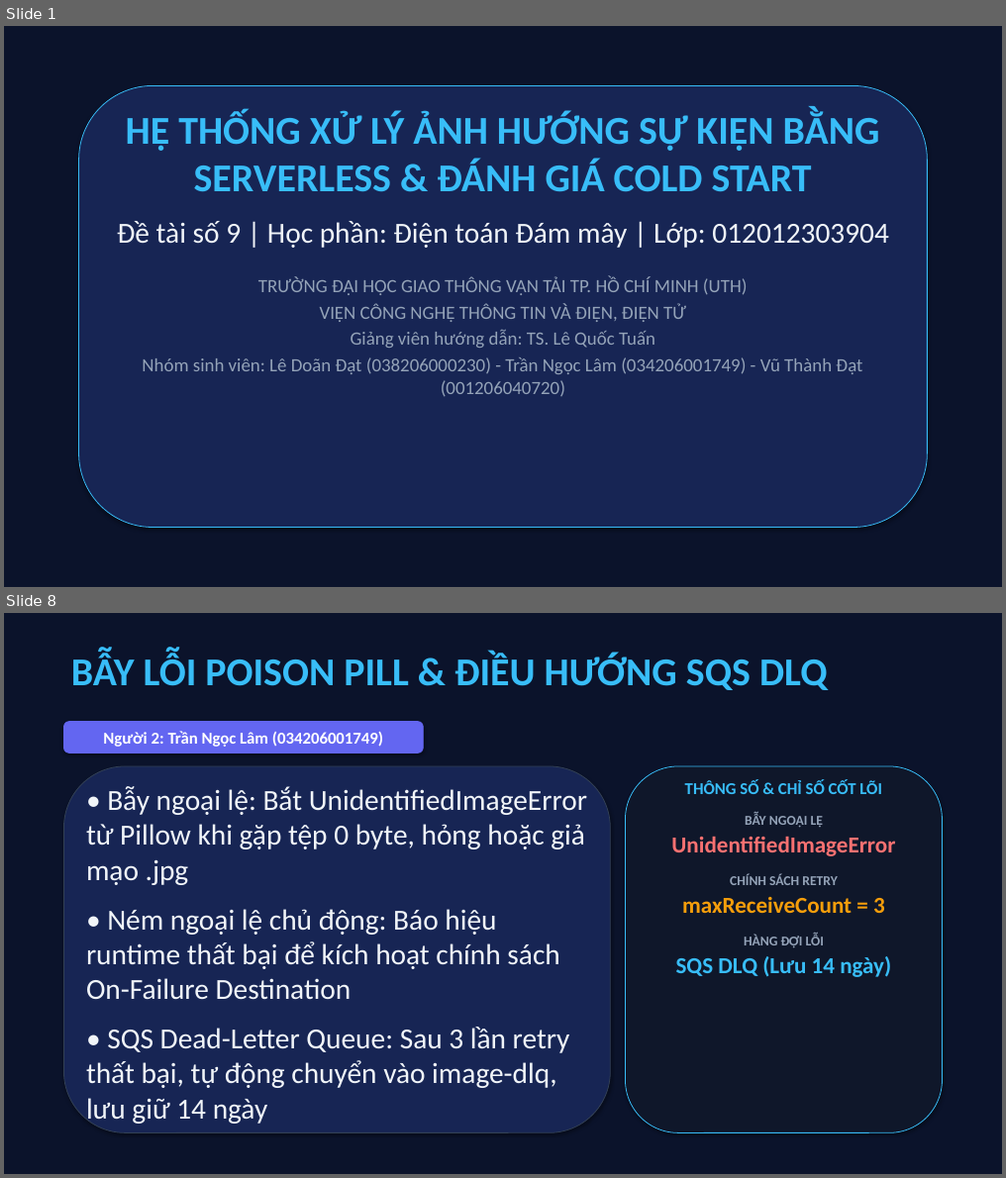
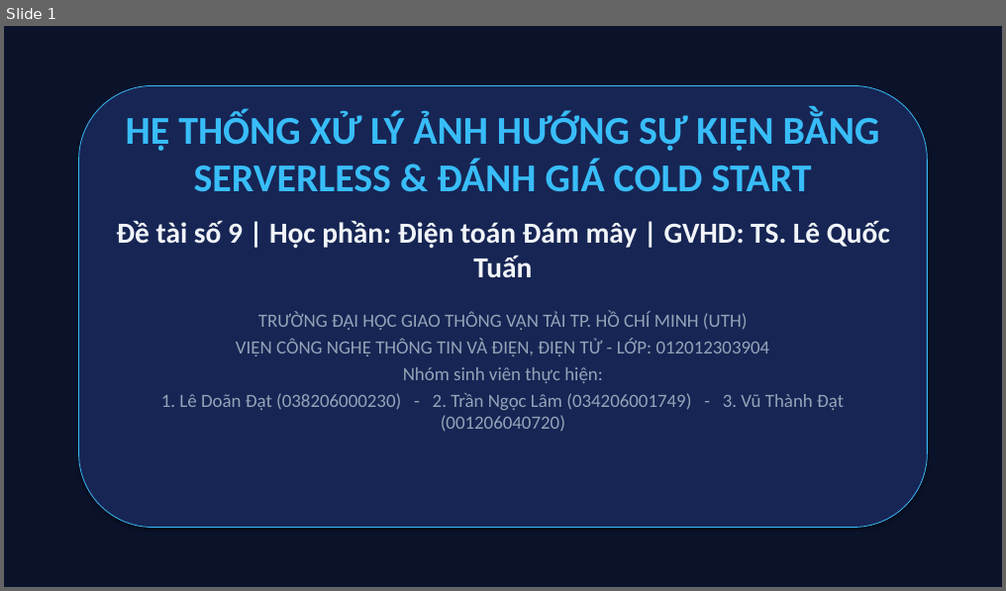
Before and after one commit to datdanghoccode/DTDM_XuLyAnh_Serverless, a slide deck: docs/DTDM_ThuyetTrinh_DeTai9.pptx. Shown one above the other, each under a label of ours: slides 1 and 8 before the commit, slide 1 after it; the slides between them are not shown. The pictures are 1006x1178 and 1006x591 pixels, drawn with LibreOffice and Linux fonts; fonts in the diff are those of the drawing. Boxes give left, top, right and bottom in pixels: in the first picture for what was removed or moved away, otherwise in the second. Text is boxed around its words. In the diff, an @@ line names an element or a change of style, - is before the commit and + after.

```diff
--- a/docs/DTDM_ThuyetTrinh_DeTai9.pptx
+++ b/docs/DTDM_ThuyetTrinh_DeTai9.pptx
@@ slide 8 removed at (4,613,1002,1174), background #FFFFFF @@
@@ rectangle removed at (4,613,1002,1174) @@
@@ text removed at (71,653,828,690) @@
-BẪY LỖI POISON PILL & ĐIỀU HƯỚNG SQS DLQ
@@ rounded rectangle removed at (63,722,423,753) @@
-Người 2: Trần Ngọc Lâm (034206001749)
@@ rounded rectangle removed at (63,766,611,1134) @@
@@ text removed at (86,786,587,1126) @@
-• Bẫy ngoại lệ: Bắt UnidentifiedImageError từ Pillow khi gặp tệp 0 byte, hỏng hoặc giả mạo .jpg
-• Ném ngoại lệ chủ động: Báo hiệu runtime thất bại để kích hoạt chính sách On-Failure Destination
-• SQS Dead-Letter Queue: Sau 3 lần retry thất bại, tự động chuyển vào image-dlq, lưu giữ 14 ngày
@@ rounded rectangle removed at (626,766,943,1134) @@
@@ text removed at (671,780,895,977) @@
-THÔNG SỐ & CHỈ SỐ CỐT LÕI
-BẪY NGOẠI LỆ
-UnidentifiedImageError
-CHÍNH SÁCH RETRY
-maxReceiveCount = 3
-HÀNG ĐỢI LỖI
-SQS DLQ (Lưu 14 ngày)
@@ slide 1 changed as well @@
@@ text at (116,221,890,278): text changed; bold on @@
-Đề tài số 9 | Học phần: Điện toán Đám mây | Lớp: 012012303904
+Đề tài số 9 | Học phần: Điện toán Đám mây | GVHD: TS. Lê Quốc Tuấn
@@ text at (161,338,844,431): text changed @@
-VIỆN CÔNG NGHỆ THÔNG TIN VÀ ĐIỆN, ĐIỆN TỬ
-Giảng viên hướng dẫn: TS. Lê Quốc Tuấn
-Nhóm sinh viên: Lê Doãn Đạt (038206000230) - Trần Ngọc Lâm (034206001749) - Vũ Thành Đạt (001206040720)
+VIỆN CÔNG NGHỆ THÔNG TIN VÀ ĐIỆN, ĐIỆN TỬ - LỚP: 012012303904
+Nhóm sinh viên thực hiện:
+1. Lê Doãn Đạt (038206000230) - 2. Trần Ngọc Lâm (034206001749) - 3. Vũ Thành Đạt (001206040720)
```
Also in this commit, not shown: 8 other slides changed, 4 slides added, 3 other slides removed, 3 other files.
